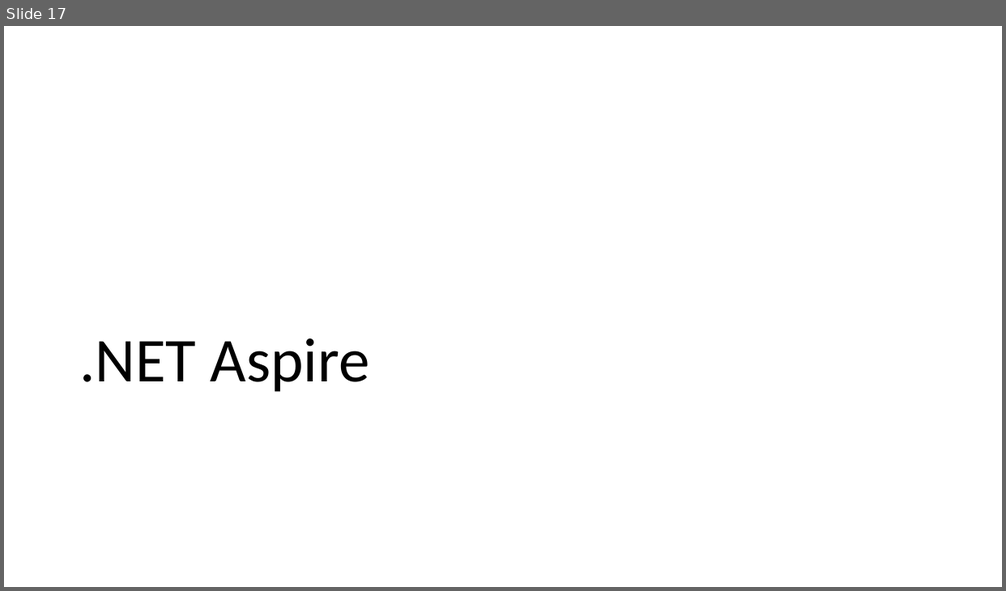
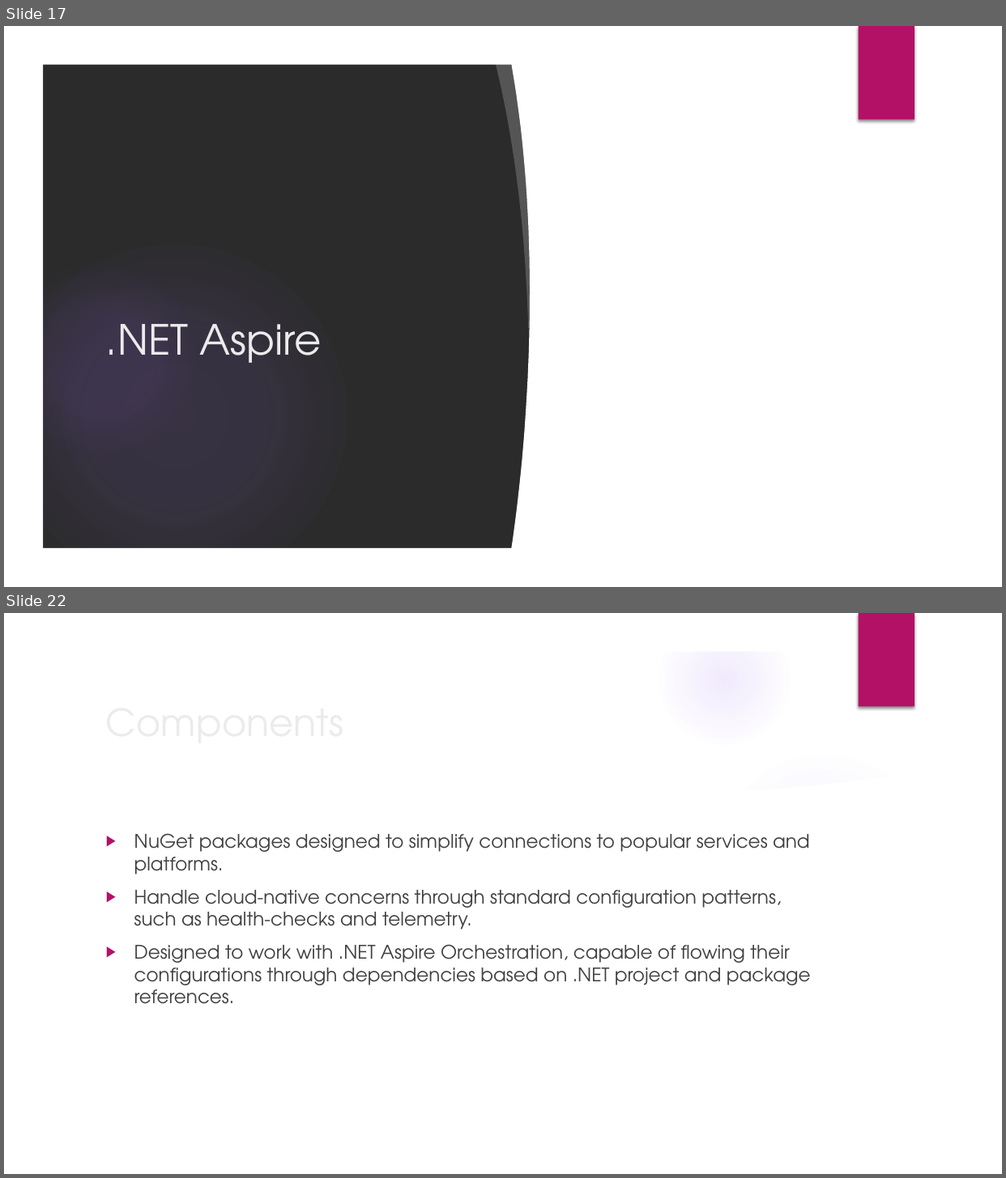
Before and after one commit to willvelida/talks, a slide deck: whats-new-cloud-native-dev-dotnet8/slide_deck.pptx. Shown one above the other, each under a label of ours: slide 17 before the commit, slides 17 and 22 after it; the slides between them are not shown. The pictures are 1006x591 and 1006x1178 pixels, drawn with LibreOffice and Linux fonts; fonts in the diff are those of the drawing; background and template pictures are left out; a plain dark background stands for a picture behind light text. Boxes give left, top, right and bottom in pixels: in the first picture for what was removed or moved away, otherwise in the second. Text is boxed around its words. In the diff, an @@ line names an element or a change of style, - is before the commit and + after.

```diff
--- a/whats-new-cloud-native-dev-dotnet8/slide_deck.pptx
+++ b/whats-new-cloud-native-dev-dotnet8/slide_deck.pptx
@@ slide 22 added at bbox=[4, 613, 1002, 1174], background picture (left out); not listed: 6 template elements that a slide beside it also shows @@
@@ title added at bbox=[98, 692, 816, 750], 36 pt, text #EBEBEB @@
+Components
@@ freeform shape added at bbox=[698, 738, 971, 820], fill #FFFFFF at 20% opacity @@
@@ ellipse added at bbox=[709, 750, 939, 981], fill gradient #9B6BF2 @@
@@ freeform shape added at bbox=[41, 766, 965, 1137], fill #FFFFFF @@
@@ text added at bbox=[134, 833, 811, 1004], 18 pt, text #404040 @@
+▶ NuGet packages designed to simplify connections to popular services and platforms.
+▶ Handle cloud-native concerns through standard configuration patterns, such as health-checks and telemetry.
+▶ Designed to work with .NET Aspire Orchestration, capable of flowing their configurations through dependencies based on .NET project and package references.
@@ slide 17 changed as well @@
@@ background #FFFFFF to picture (left out) @@
@@ group added at bbox=[4, 26, 1002, 587]: 3 freeform shapes, 2 ellipses, 1 rectangle @@
@@ rectangle added at bbox=[859, 26, 914, 120], fill #B31166 @@
@@ title ".NET Aspire": place and size @@
-title ".NET Aspire" at bbox=[79, 339, 370, 392]
+title ".NET Aspire" at bbox=[106, 324, 322, 363]
@@ title ".NET Aspire" at bbox=[106, 324, 322, 363]: size 60 to 40 pt, font Calibri to TeX Gyre Adventor, text colour #000000 to #EBEBEB; line spacing 0.9 to 1; vertical alignment bottom to middle @@
```
Also in this commit, not shown: 17 other slides changed, 7 other slides added, 4 other files.
